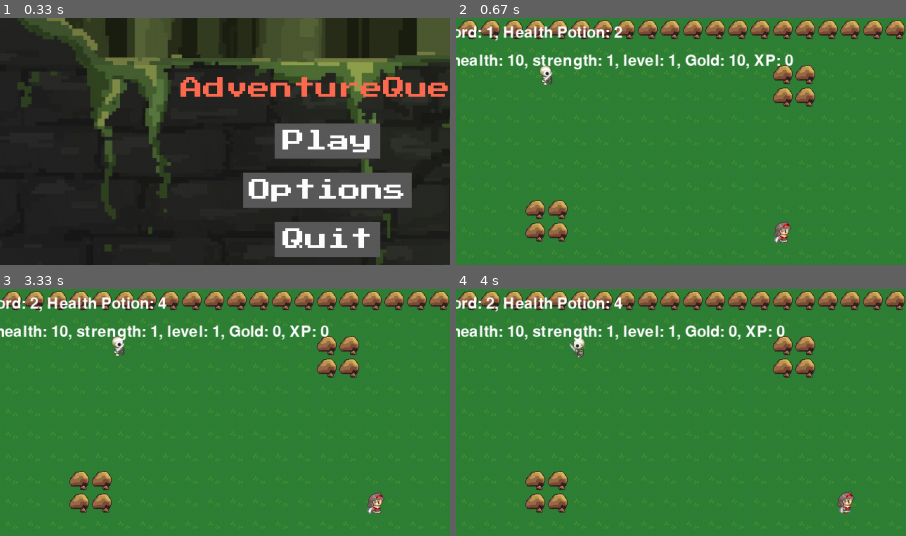
Above: before the commit, frames 1-4 (two rows, left to right).
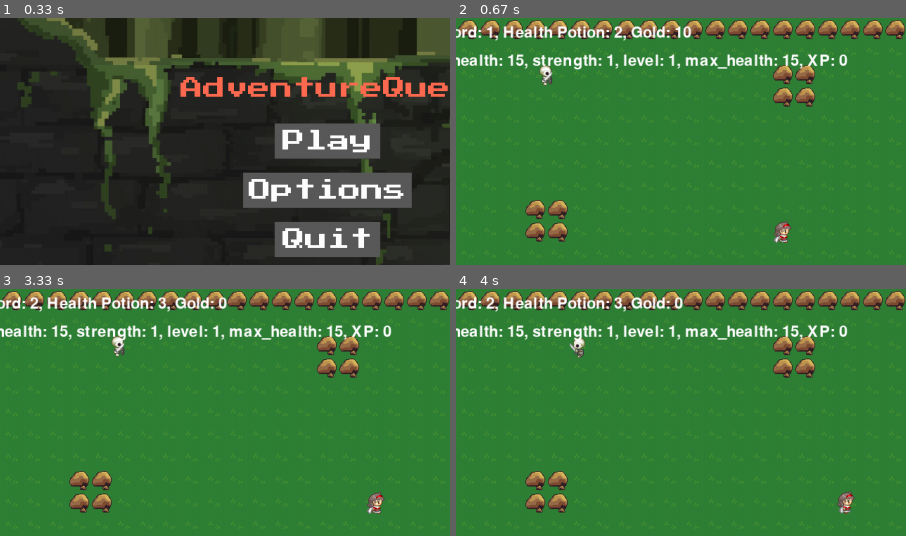
Above: after the commit, the same moments.

Repository: Syadaisu/PyGameProject
Game: pygame game, started from main.py
Two runs of this game, one before a commit and one after it. Both use one fixed random seed, a clock stepped at 60 frames per second and the inputs below.
Inputs (mouse positions are % of the whole screen's width and height, from its top left):
- Up to frame 1 (0.33 s): no input
- Up to frame 2 (0.67 s): press the mouse at (49, 25) at 0.37 s; move the mouse to (54, 25) at 0.47 s; release the mouse at (59, 26) at 0.6 s
- Up to frame 3 (3.33 s): hold P 0.67-1.13 s; hold D 0.67-1.13 s; press the mouse at (49, 96) at 1.2 s; move the mouse to (33, 61) at 1.3 s; release the mouse at (16, 26) at 1.43 s; click (14, 18) at 1.55 s; click (14, 25) at 2.38 s; press the mouse at (33, 82) at 3.2 s; move the mouse to (32, 51) at 3.3 s
- Up to frame 4 (4 s): release the mouse at (31, 20) at 3.43 s; tap Space at 3.5 s; hold D from 3.83 s (still down)
The pictures show only the part of the screen within x 12-62%, y 0-50%; the shares and areas given below are measured in that part.

Frame 1 is identical in both runs. In frame 2, 1.5% of the frame differs, in the area x 13-88%, y 3-21%; in frame 3, 1.5%; in frame 4, 1.5%.

Commit message:
Cosik sie popisalo

Diff:
--- a/characterstats.py
+++ b/characterstats.py
@@ -3,6 +3,7 @@
         self.health = health
         self.strength = strength
         self.level = level
+        self.max_health = health
 
     def increase_stat(self, stat, amount):
         if hasattr(self, stat):
--- a/inventory.py
+++ b/inventory.py
@@ -12,9 +12,13 @@
         if item in self.items:
             self.items[item] -= quantity
             if self.items[item] <= 0:
-                del self.items[item]
+                self.items[item] = 0
         else:
             print("Item not in inventory")
-
+    def get_item(self, item):
+        if item in self.items:
+            return self.items[item]
+        else:
+            return 0
     def get_inventory(self):
         return self.items
--- a/main.py
+++ b/main.py
@@ -12,6 +12,7 @@
 from sprites.Attack import Attack
 from sprites.Spritesheet import Spritesheet
 from popup import *
+import random
 
 
 class Game:
@@ -27,6 +28,7 @@
         self.inventory = Inventory()
         self.inventory.add_item("Sword")
         self.inventory.add_item("Health Potion", 2)
+        self.inventory.add_item("Gold",10)
         self.font = pygame.font.Font("assets/font.ttf", 32)
         self.character_spritesheet = Spritesheet("assets/Check4.png")
         self.terrain_spritesheet = Spritesheet("assets/terrain.png")
@@ -46,6 +48,12 @@
                 if column == 'E':
                     Enemy(self, j, i,20)
 
+    def createEnemy(self):
+        for i,row in enumerate(tilemap):
+            for j,column in enumerate(row):
+                if column == 'E':
+                    Enemy(self, j, i,20)
+
     def new(self):
         self.playing = True
         self.all_sprites = pygame.sprite.LayeredUpdates()
@@ -67,6 +75,8 @@
                 self.running = False
 
             if event.type == pygame.KEYDOWN:
+                if event.key == pygame.K_p:  # Press 'P' to use a potion
+                    self.use_potion()
                 if event.key == pygame.K_SPACE:
                     if self.player.facing =='up':
                         attack = Attack(self, self.player.rect.x, self.player.rect.y - TILESIZE, self.player.stats.strength, PLAYER_LAYER, self.attacks)
@@ -82,6 +92,13 @@
                         attack.attacker = self.player  # Set the attacker
         for enemy in self.enemies:  # Assuming self.game.enemies is a list of Enemy objects
             enemy.is_player_in_range(self.player)
+
+    def use_potion(self):
+        if 'Health Potion' in self.inventory.get_inventory():  # Check if there are any potions
+            self.inventory.remove_item('Health Potion')  # Use one potion
+            self.player.stats.health += 5  # Increase health by 50
+            if self.player.stats.health > self.player.stats.max_health:  # Don't exceed max health
+                self.player.stats.health = self.player.stats.max_health
 
 
     def draw(self):
@@ -94,7 +111,7 @@
         inventory_text = "Inventory: " + ", ".join(f"{item}: {quantity}" for item, quantity in self.inventory.get_inventory().items())
         text_surface = font.render(inventory_text, True, (255, 255, 255))  # Create a surface with the inventory text
         player_stats_text = "Player Stats: " + ", ".join(f"{stat}: {value}" for stat, value in vars(self.player.stats).items())
-        player_stats_text += f", Gold: {self.player.gold}, XP: {self.player.xp}"
+        player_stats_text += f", XP: {self.player.xp}"
         player_stats_surface = font.render(player_stats_text, True, (255, 255, 255))  # Create a surface with the player stats text
         self.screen.blit(player_stats_surface, (10, 50))  # Draw the player stats text on the screen
         self.screen.blit(text_surface, (10, 10))  # Draw the inventory text on the screen
@@ -168,7 +185,12 @@
     def game_over(self):
         pass
 
-    def main_menu(self):
+    def get_random_position(self):
+        x = random.randint(0, WIDTH - 100)  # Replace 'self.width' with the width of your game window
+        y = random.randint(0, HEIGHT - 221)  # Replace 'self.height' with the height of your game window
+        return x, y
+
+    def game_loop(self):
 
         while self.playing:
             mouse_pos = pygame.mouse.get_pos()
@@ -179,6 +201,10 @@
             self.events()
             self.draw()
             self.update()
+            if len(self.enemies) < 3:
+                self.createEnemy()
+
+            pygame.display.flip()
             if self.player.stats.health <= 0:
                 self.playing = False
                 print("Player has died")
@@ -211,19 +237,19 @@
                     shop_running = False
 
                 if sword_button.is_pressed(mouse_pos, mouse_pressed, self.inventory, shop):
-                    if self.player.gold >= 10:
+                    if self.inventory.get_item('Gold') >= 10:
                         print("Bought a sword")
+                        self.inventory.remove_item('Gold',10)
                         self.player.stats.strength += 1
-                        self.player.gold -= 10
                     else:
                         show_popup = True
                         message = "You don't have enough gold to buy a sword"
                         print("Not enough gold")
 
                 if health_potion_button.is_pressed(mouse_pos, mouse_pressed, self.inventory, shop):
-                    if self.player.gold >= 5:
+                    if self.inventory.get_item('Gold') >= 5:
                         print("Bought a health potion")
-                        self.player.gold -= 5
+                        self.inventory.remove_item('Gold',5)
                     else:
                         show_popup = True
                         message = "You don't have enough gold to buy a health potion"
@@ -255,7 +281,7 @@
 inventory = Inventory()
 
 while g.running:
-    g.main_menu()
+    g.game_loop()
     mouse_pos = pygame.mouse.get_pos()
     mouse_pressed = pygame.mouse.get_pressed()
     g.game_over()
--- a/sprites/Attack.py
+++ b/sprites/Attack.py
@@ -51,8 +51,8 @@
         target.stats.health -= self.damage
         if target.stats.health <= 0:
             if isinstance(target, Enemy):
-                self.game.player.gold += target.gold  # Increase the player's gold
-                self.game.player.xp += target.xp  # Increase the player's xp
+                self.game.inventory.add_item('Gold', target.gold)  # Increase the player's gold
+                self.game.player.gain_xp(target.xp)  # Increase the player's xp
             target.kill()
 
     def animate(self):
--- a/sprites/Enemy.py
+++ b/sprites/Enemy.py
@@ -33,6 +33,9 @@
 
         self.movement_loop = 0
         self.max_travel = random.randint(10, 50)
+
+        self.last_attack_time = pygame.time.get_ticks()  # Initialize to current time
+        self.attack_cooldown = 2000  # Cooldown period in milliseconds
 
 
         self.image = self.game.skeleton_spritesheet.getSprite(0, 0, self.width, self.height)
@@ -155,7 +158,8 @@
         dx = self.rect.x - player.rect.x
         dy = self.rect.y - player.rect.y
         distance = math.sqrt(dx**2 + dy**2)
-        if distance <= TILESIZE*2:
+        current_time = pygame.time.get_ticks()
+        if distance <= TILESIZE*2 and current_time - self.last_attack_time > self.attack_cooldown:
             if self.facing =='up':
                 attack = Attack(self.game, self.rect.x, self.rect.y - TILESIZE, self.stats.strength, ENEMY_LAYER, self.game.enemy_attacks)
                 attack.attacker = self  # Set the attacker
@@ -168,5 +172,6 @@
             if self.facing =='right':
                 attack = Attack(self.game, self.rect.x + TILESIZE, self.rect.y , self.stats.strength, ENEMY_LAYER, self.game.enemy_attacks)
                 attack.attacker = self  # Set the attacker
+            self.last_attack_time = current_time  # Update the last attack time
         else:
             return False
--- a/sprites/Player.py
+++ b/sprites/Player.py
@@ -15,8 +15,9 @@
         self.height = TILESIZE
         self.invulnerable_until = 0
 
-        self.gold = 10  # The player's current gold
+        self.level = 1  # The player's current level
         self.xp = 0  # The player's current xp
+        self.xp_to_next_level = 100  # The amount of xp needed to level up
         self.current_frame = 0
         self.last_update = pygame.time.get_ticks()
         self.animate_speed = 200  # Change the frame every 200 milliseconds
@@ -28,7 +29,7 @@
 
         self.image = self.game.character_spritesheet.getSprite(0, 64, self.width, self.height)
 
-        self.stats = CharacterStats(10,1,1)  # Add this line to create a PlayerStats object for the player
+        self.stats = CharacterStats(self.level*15,self.game.inventory.get_item('Sword'),self.level)  # Add this line to create a PlayerStats object for the player
 
         self.rect = self.image.get_rect()
         self.rect.x = x * TILESIZE
@@ -49,6 +50,19 @@
 
         self.x_change = 0
         self.y_change = 0
+
+    def gain_xp(self, amount):
+        self.xp += amount
+        while self.xp >= self.xp_to_next_level:  # Level up as many times as possible
+            self.level_up()
+
+    def level_up(self):
+        self.level += 1
+        self.xp -= self.xp_to_next_level  # Subtract the XP needed for the last level
+        self.xp_to_next_level *= 2  # Double the XP needed for the next level
+        self.stats.max_health += 10 # Increase max health by 10
+        self.stats.health = self.stats.max_health
+        self.stats.strength += 1  # Increase attack by 1
 
     def movement(self):
         keys = pygame.key.get_pressed()
